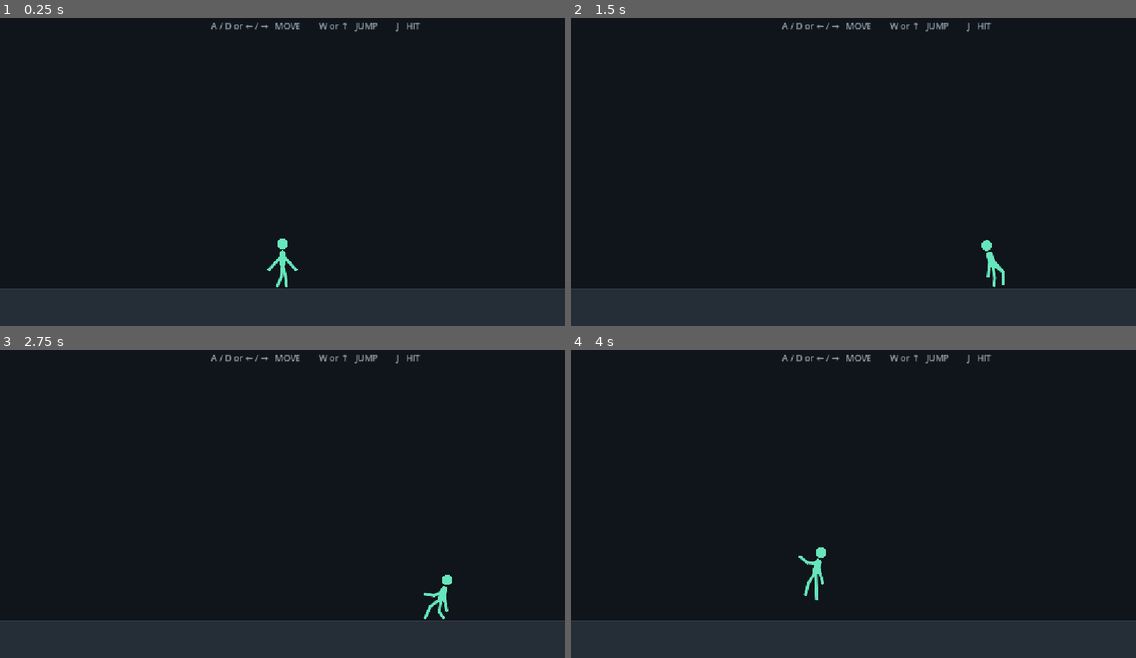
Above: before the commit, frames 1-4 (two rows, left to right).
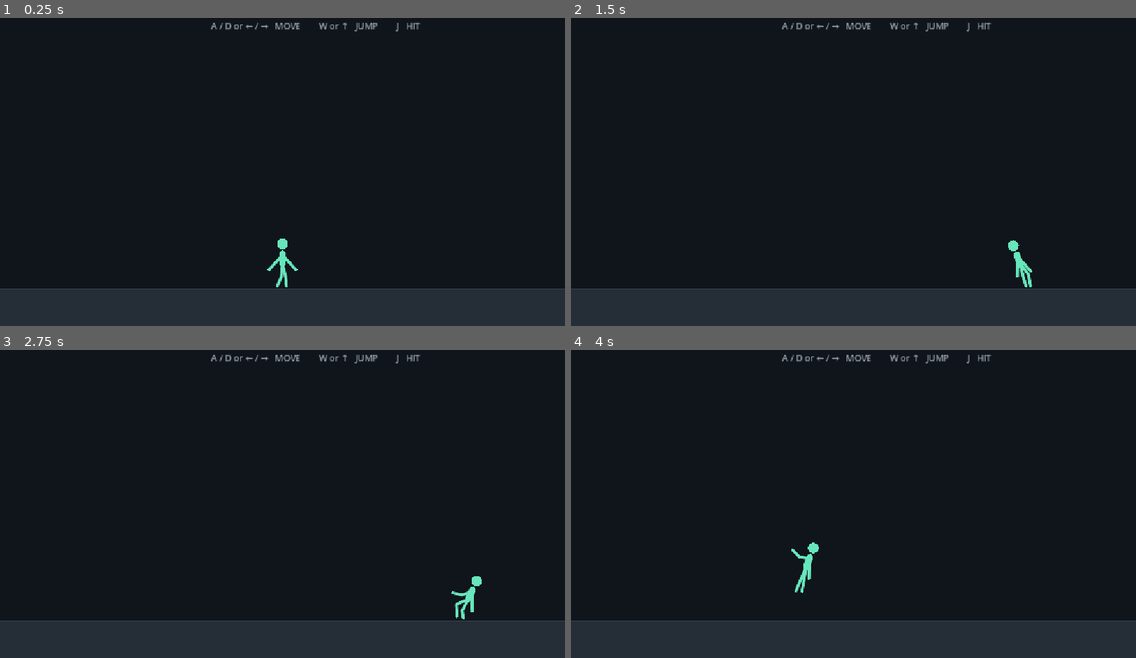
Above: after the commit, the same moments.

Repository: divanburke/ShadowSwap
Game: Godot game, scene res://main.tscn
Same seed, same stepped clock (60 frames per second), same inputs: the game is played once before the commit and once after it.
Inputs:
- Up to frame 1 (0.25 s): no input
- Up to frame 2 (1.5 s): hold J 0.53-1.28 s; hold D from 0.53 s (still down); tap W at 0.77 s; tap J at 1.35 s
- Up to frame 3 (2.75 s): tap W at 1.52 s; release D at 2.03 s; hold A from 2.03 s (still down); hold J from 2.03 s (still down)
- Up to frame 4 (4 s): keep holding A; release J at 2.78 s; tap J at 2.85 s; tap W at 3.02, 3.77 s; hold J from 3.53 s (still down)

The runs differ from the first frame. In frame 2, 0.5% of the frame differs, in the area x 72-82%, y 72-88%; in frame 3, 0.5%, in the area x 75-86%, y 72-88%; in frame 4, 0.5%.

Commit message:
Tune fighter toward Stick Fight movement

Diff:
--- a/scripts/fighter.gd
+++ b/scripts/fighter.gd
@@ -22,15 +22,21 @@
 const SHOULDER_Y = -25.0
 const HIP_Y = -8.0
 
-const MOVE_SPEED = 320.0
-const GROUND_ACCELERATION = 2200.0
-const GROUND_DECELERATION = 2600.0
-const AIR_ACCELERATION = 900.0
-const AIR_DECELERATION = 420.0
-
-const GRAVITY = 1700.0
-const MAX_FALL_SPEED = 950.0
-const JUMP_SPEED = 590.0
+const MOVE_SPEED = 380.0
+const GROUND_ACCELERATION = 3000.0
+const GROUND_DECELERATION = 1450.0
+const AIR_ACCELERATION = 1550.0
+const AIR_DECELERATION = 95.0
+
+const GRAVITY = 1500.0
+const FAST_FALL_ACCELERATION = 1200.0
+const MAX_FALL_SPEED = 980.0
+const JUMP_SPEED = 635.0
+
+const WALL_JUMP_HORIZONTAL_SPEED = 500.0
+const WALL_JUMP_VERTICAL_SPEED = 620.0
+const WALL_CHECK_DISTANCE = 22.0
+const WALL_JUMP_COOLDOWN = 0.12
 
 const ATTACK_DURATION = 0.30
 const ATTACK_COOLDOWN = 0.30
@@ -51,8 +57,8 @@
 const ATTACK_REACH = ARM_LENGTH * 1.15
 const UPPERCUT_ELBOW_ANGLE = deg_to_rad(35.0)
 
-const ARM_SPRING = 16.0
-const ARM_DAMPING = 3.7
+const ARM_SPRING = 14.0
+const ARM_DAMPING = 3.3
 const ARM_GRAVITY = 680.0
 
 # -------------------------------------------------------------------------
@@ -85,11 +91,11 @@
 
 # Whole-body pose physics. The collision stays upright, but the visible
 # stick figure can lean, sway and settle like a loose body.
-const BODY_ANGULAR_SPRING = 18.0
-const BODY_ANGULAR_DAMPING = 3.2
-const BODY_MAX_ANGLE = deg_to_rad(16.0)
+const BODY_ANGULAR_SPRING = 24.0
+const BODY_ANGULAR_DAMPING = 3.9
+const BODY_MAX_ANGLE = deg_to_rad(21.0)
 const BODY_ACCEL_LEAN = 0.00055
-const BODY_SPEED_LEAN = 0.00085
+const BODY_SPEED_LEAN = 0.0010
 
 const BODY_BOB_SPRING = 20.0
 const BODY_BOB_DAMPING = 3.8
@@ -123,6 +129,8 @@
 var attack_timer = 0.0
 var attack_cooldown = 0.0
 var jump_was_down = false
+var wall_jump_cooldown = 0.0
+var fast_fall = false
 
 
 func setup(start_position):
@@ -259,17 +267,67 @@
 	if not on_floor:
 		velocity.y += GRAVITY * delta
 
+		if fast_fall:
+			velocity.y += FAST_FALL_ACCELERATION * delta
+
 	velocity.y = minf(velocity.y, MAX_FALL_SPEED)
 
 	move_and_slide()
+
+	wall_jump_cooldown = maxf(
+		wall_jump_cooldown - delta,
+		0.0
+	)
 
 	if is_on_floor() and absf(velocity.x) < 2.0:
 		velocity.x = 0.0
+
+
+func detect_wall_side():
+	var origin = global_position + Vector2(0.0, -2.0)
+
+	var left_query = PhysicsRayQueryParameters2D.create(
+		origin,
+		origin + Vector2(-WALL_CHECK_DISTANCE, 0.0)
+	)
+	left_query.collision_mask = 1
+	left_query.exclude = [get_rid()]
+
+	var left_hit = get_world_2d().direct_space_state.intersect_ray(left_query)
+
+	if not left_hit.is_empty():
+		return -1.0
+
+	var right_query = PhysicsRayQueryParameters2D.create(
+		origin,
+		origin + Vector2(WALL_CHECK_DISTANCE, 0.0)
+	)
+	right_query.collision_mask = 1
+	right_query.exclude = [get_rid()]
+
+	var right_hit = get_world_2d().direct_space_state.intersect_ray(right_query)
+
+	if not right_hit.is_empty():
+		return 1.0
+
+	return 0.0
 
 
 func try_jump():
 	if is_on_floor():
 		velocity.y = -JUMP_SPEED
+		return
+
+	if wall_jump_cooldown > 0.0:
+		return
+
+	var wall_side = detect_wall_side()
+
+	if wall_side != 0.0:
+		velocity.x = -wall_side * WALL_JUMP_HORIZONTAL_SPEED
+		velocity.y = -WALL_JUMP_VERTICAL_SPEED
+		facing = -wall_side
+		wall_jump_cooldown = WALL_JUMP_COOLDOWN
 
 
 func start_attack():
